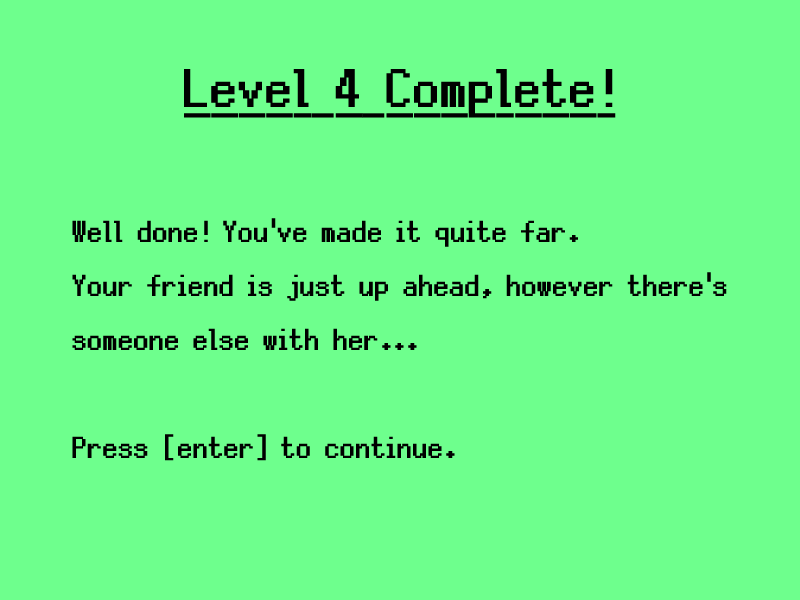
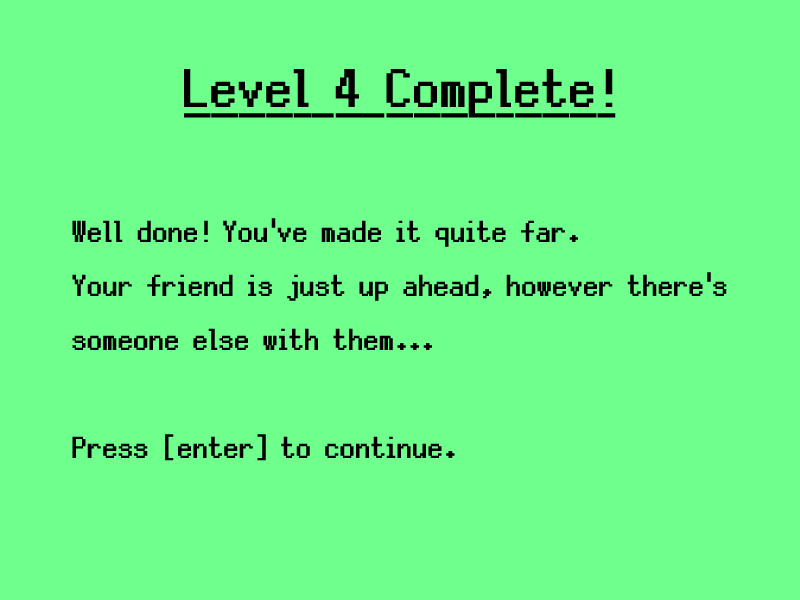
Two versions of the same layered image (800×600). Layer-by-layer changes:
painted on "Well done! You've made it quite" over [left=333, top=328, right=432, bottom=350]
